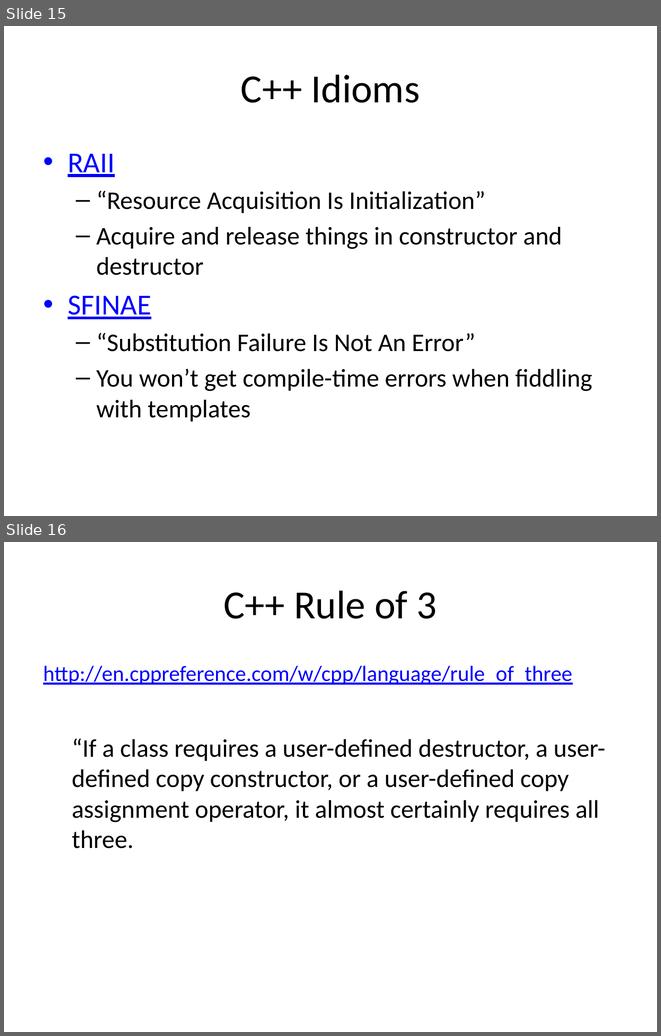
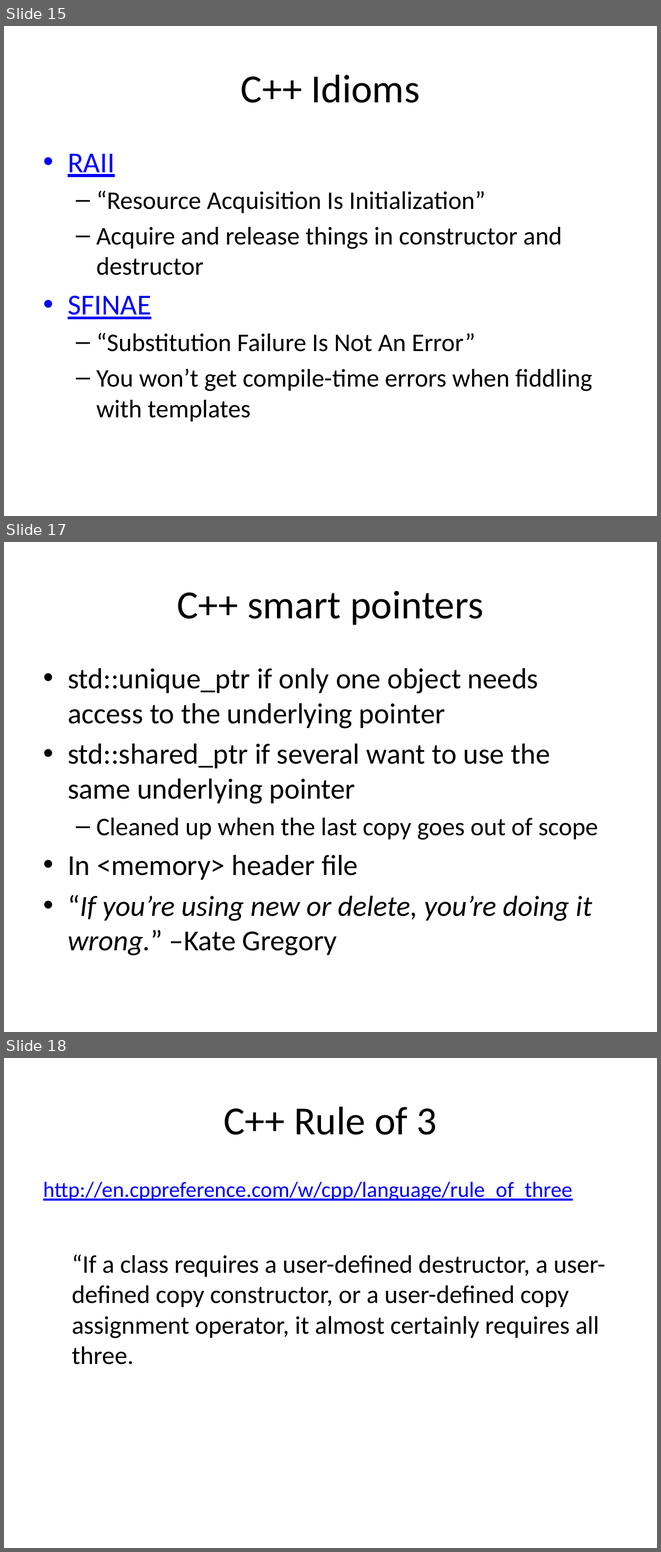
Before and after one commit to fellmad/FunWithCpp11, a slide deck: doc/Fun_with_C++11.pptx. Shown one above the other, each under a label of ours: slides 15 and 16 before the commit, slides 15, 17 and 18 after it; the slides between them are not shown. The pictures are 661x1036 and 661x1552 pixels, drawn with LibreOffice and Linux fonts; fonts in the diff are those of the drawing. Boxes give left, top, right and bottom in pixels: in the first picture for what was removed or moved away, otherwise in the second. Text is boxed around its words. In the diff, an @@ line names an element or a change of style, - is before the commit and + after.

```diff
--- a/doc/Fun_with_C++11.pptx
+++ b/doc/Fun_with_C++11.pptx
@@ slide 17 added at <box>4,542,657,1032</box>, background #FFFFFF @@
@@ title added at <box>177,591,484,625</box>, 44 pt, text #000000 @@
+C++ smart pointers
@@ text added at <box>68,668,598,955</box>, 32 pt, text #000000 @@
+• std::unique_ptr if only one object needs access to the underlying pointer
+• std::shared_ptr if several want to use the same underlying pointer
+  – Cleaned up when the last copy goes out of scope
+• In <memory> header file
+• “If you’re using new or delete, you’re doing it wrong.” –Kate Gregory
@@ what was slide 16 is now slide 18 @@
```
Also in this commit, not shown: 1 other slide added.
